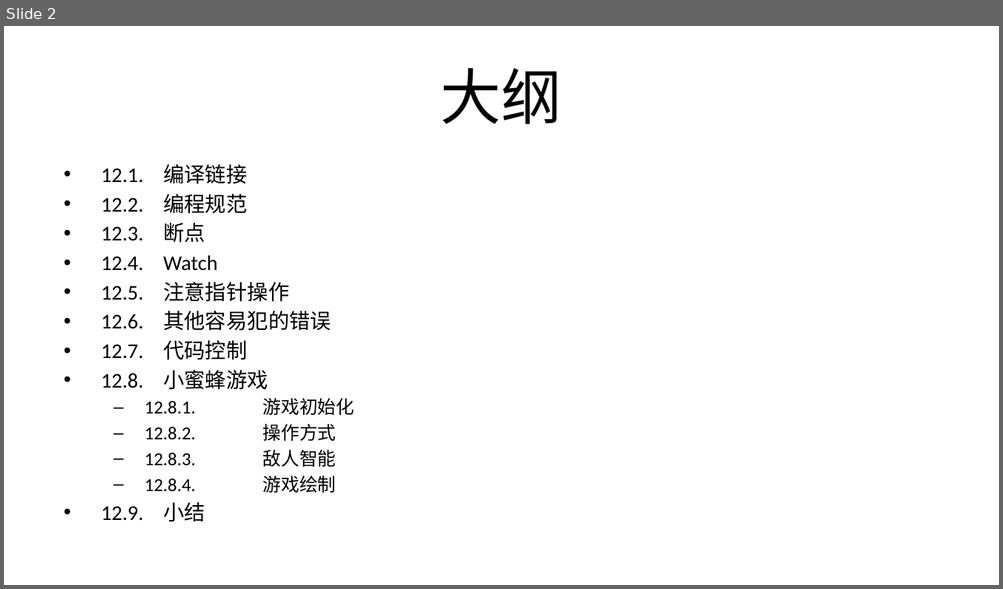
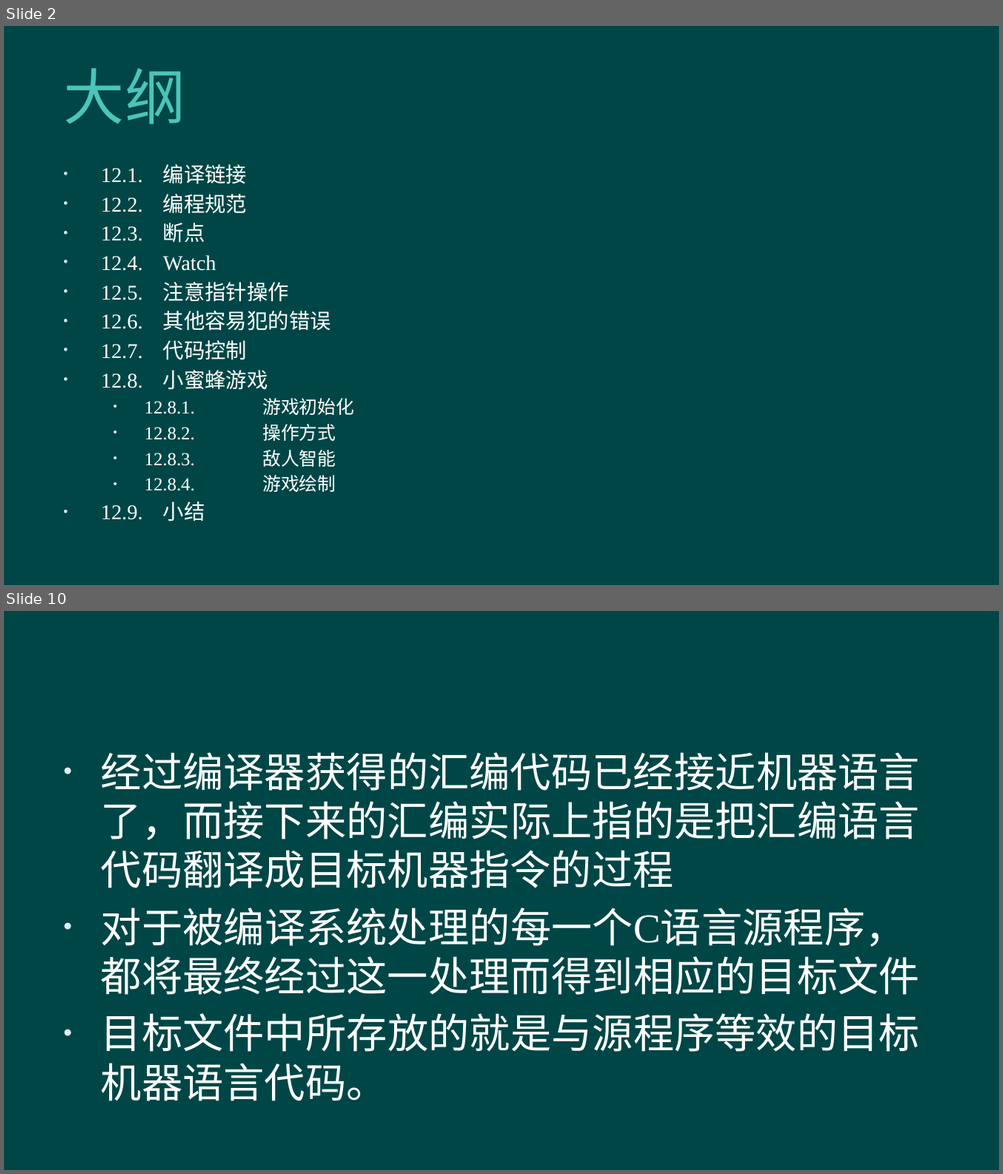
Before and after one commit to hanhonglei/Course_BasicGameProgramming, a slide deck: 第12章 程序调试技巧/第12章 程序调试技巧.pptx. Shown one above the other, each under a label of ours: slide 2 before the commit, slides 2 and 10 after it; the slides between them are not shown. The pictures are 1003x589 and 1003x1174 pixels, drawn with LibreOffice and Linux fonts; fonts in the diff are those of the drawing; background and template pictures are left out. Boxes give left, top, right and bottom in pixels: in the first picture for what was removed or moved away, otherwise in the second. Text is boxed around its words. In the diff, an @@ line names an element or a change of style, - is before the commit and + after.

```diff
--- a/第12章 程序调试技巧/第12章 程序调试技巧.pptx
+++ b/第12章 程序调试技巧/第12章 程序调试技巧.pptx
@@ slide 10 added at <box>4,611,999,1170</box>, background #004646 @@
@@ text added at <box>101,752,919,1102</box>, 29.6 pt, text #FFFFFF @@
+• 经过编译器获得的汇编代码已经接近机器语言了，而接下来的汇编实际上指的是把汇编语言代码翻译成目标机器指令的过程
+• 对于被编译系统处理的每一个C语言源程序，都将最终经过这一处理而得到相应的目标文件
+• 目标文件中所存放的就是与源程序等效的目标机器语言代码。
@@ slide 2 changed as well @@
@@ background #FFFFFF to #004646 @@
@@ title "大纲" at <box>63,68,185,124</box>: text colour #000000 to #4BC5B9, letter spacing 0 to 0.5 pt; alignment centre to left @@
@@ text "12.1. 编译链接" at <box>101,164,354,492</box>: font Calibri to Times New Roman, text colour #000000 to #FFFFFF; bullet – to • @@
```
Also in this commit, not shown: 1 other slide changed, 44 other slides added.
